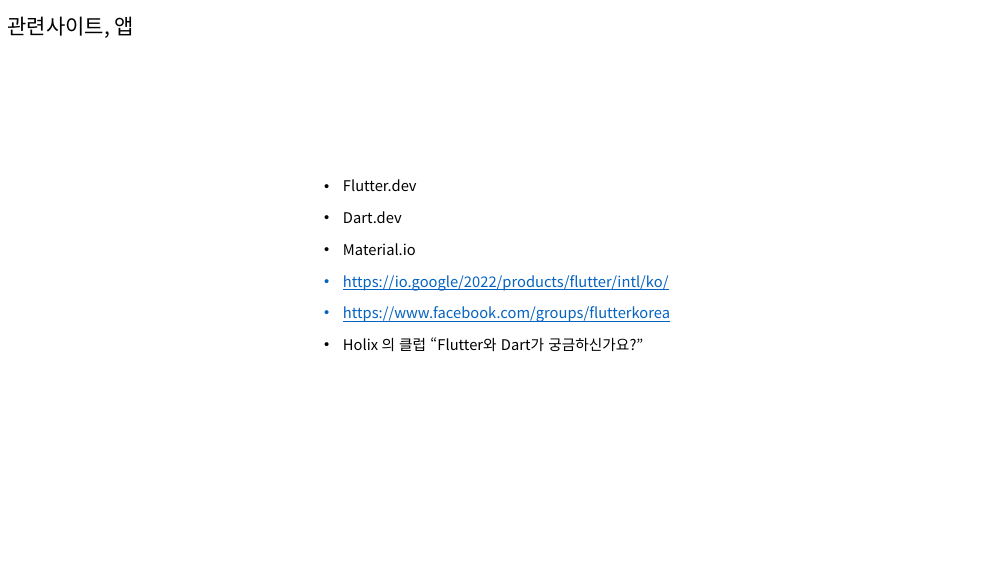
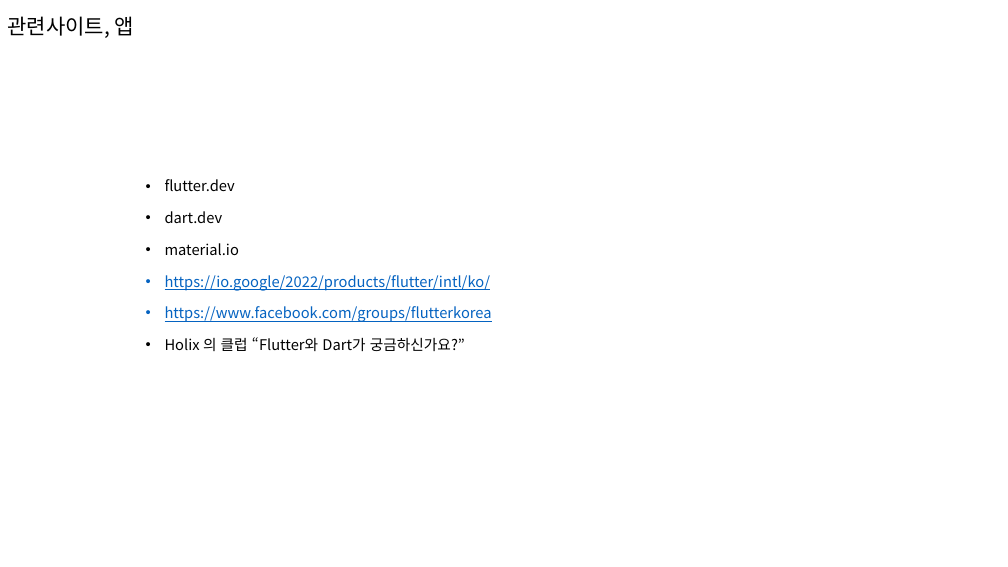
Before and after one commit to hongjaikim/lecture, a slide deck: slide 8 of flutter/Google_Flutter_-2.pptx. Drawn at 1008x567 pixels with LibreOffice and Linux fonts; fonts in the diff are those of the drawing. Boxes give left, top, right and bottom in pixels: in the first picture for what was removed or moved away, otherwise in the second. Text is boxed around its words. In the diff, an @@ line names an element or a change of style, - is before the commit and + after.

```diff
--- a/flutter/Google_Flutter_-2.pptx
+++ b/flutter/Google_Flutter_-2.pptx
@@ text "flutter.dev": place and size @@
-text "flutter.dev" at bbox=[343, 179, 670, 351]
+text "flutter.dev" at bbox=[165, 179, 492, 351]
@@ text at bbox=[165, 179, 239, 255]: text changed @@
-  • Flutter.dev
-  • Dart.dev
-  • Material.io
+  • flutter.dev
+  • dart.dev
+  • material.io
```
Also in this commit, not shown: 25 other slides changed, 6 slides added, 3 other files.
